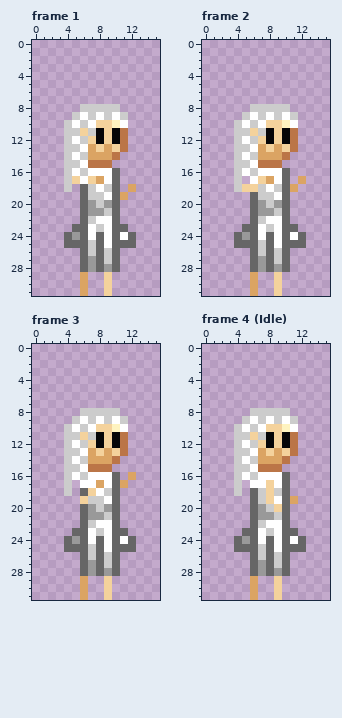
Two states of a pixel-art file, src/img/player.aseprite. The picture above is the old version.
16x32 pixels, 17 frames. Shown: frame 1, frame 2, frame 3, frame 4 (Idle). The commit also changed other frames, which this record leaves out.
New version:
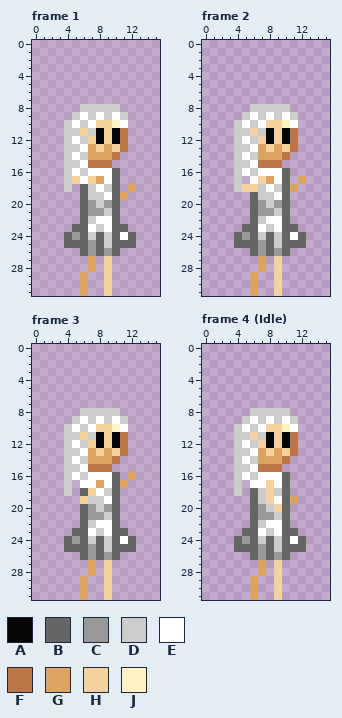
Palette (. is transparent): A #060608  B #666666  C #999999  D #cccccc  E #ffffff  F #bb7547  G #dba463  H #f4d29c  J #fef3c0
Diff:
layer "Pants" now hidden
--- frame 1
@@ x 4..12 @@
 23 .BBEDEBB.
-24 BCBEBEBEB
-25 BBBDBEBBB
-26 ..BDBDB..
-27 ..BCBDB..
-28 ..BCBCB..
+24 BCBDBDBEB
+25 BBBCBDBBB
+26 ..BCBCB..
+27 ...G.H...
+28 ...G.H...
 29 ..G..H...
--- frame 2: the same change as frame 1
--- frame 3: the same change as frame 1
--- frame 4 (Idle): the same change as frame 1
Changed places in both pictures, as pixel boxes (x1, y1, x2, y2):
changed: (80, 232, 120, 272)
changed: (250, 232, 290, 272)
changed: (80, 536, 120, 576)
changed: (250, 536, 290, 576)
